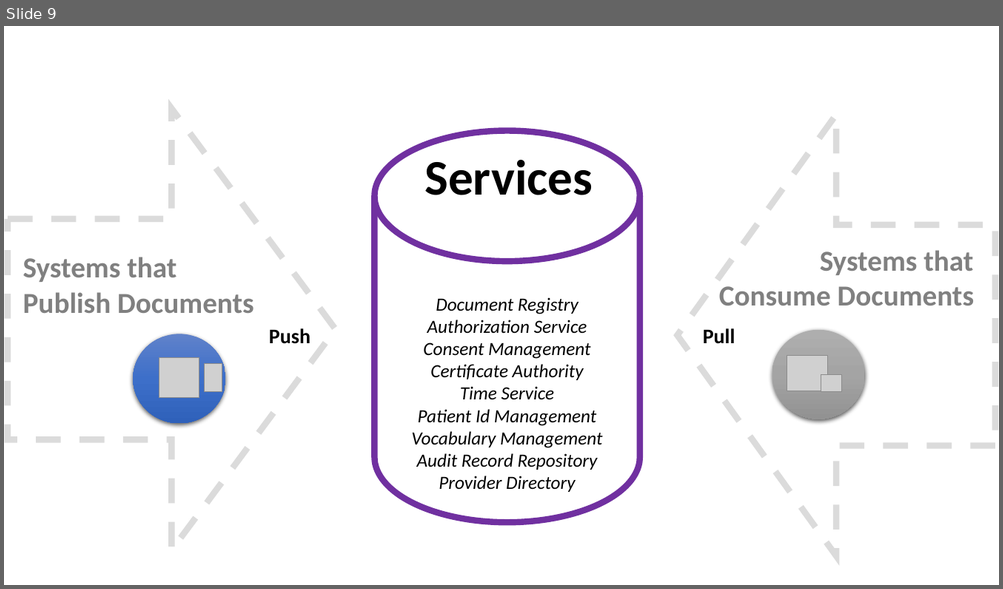
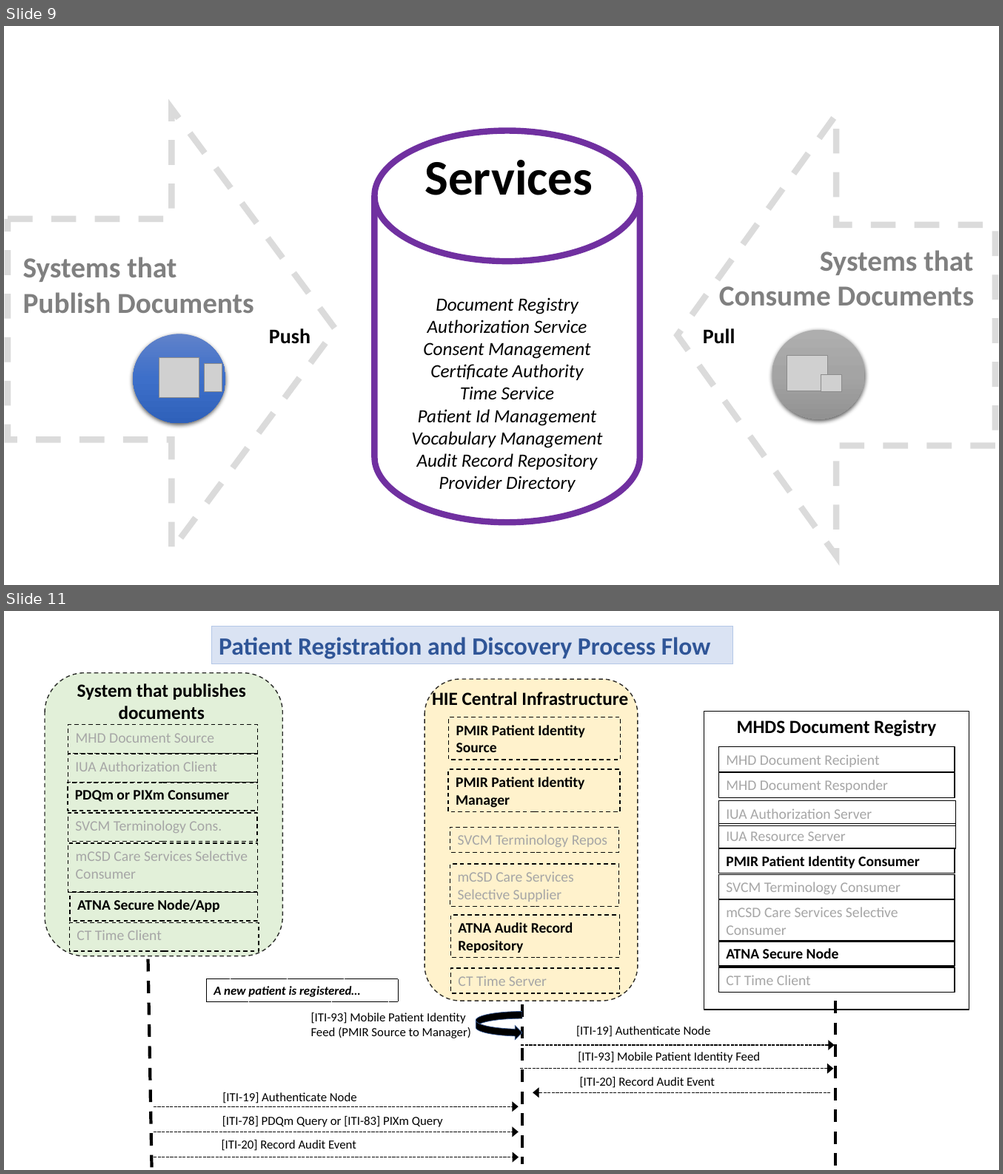
Before and after one commit to IHE/IT-Infrastructure, a slide deck: MHDS/Diagrams.pptx. Shown one above the other, each under a label of ours: slide 9 before the commit, slides 9 and 11 after it; the slides between them are not shown. The pictures are 1003x589 and 1003x1174 pixels, drawn with LibreOffice and Linux fonts; fonts in the diff are those of the drawing; grey boxes stand for pictures. Boxes give left, top, right and bottom in pixels: in the first picture for what was removed or moved away, otherwise in the second. Text is boxed around its words. In the diff, an @@ line names an element or a change of style, - is before the commit and + after.

Commit message:
fixed SVCM references in complex diagram, all graphics from one PPT

```diff
--- a/MHDS/Diagrams.pptx
+++ b/MHDS/Diagrams.pptx
@@ slide 11 added at (4, 611, 999, 1170), background #FFFFFF @@
@@ rectangle added at (211, 627, 733, 664), fill #DAE3F3, outline #B4C7E7 0.75 pt, 24 pt, text #2F5597, bold @@
+Patient Registration and Discovery Process Flow
@@ group added at (425, 679, 638, 1001): 6 rectangles, 1 rounded rectangle, 1 text @@
+ATNA Audit Record Repository
+CT Time Server
+mCSD Care Services Selective Supplier
+PMIR Patient Identity Manager
+SVCM Terminology Repos
+PMIR Patient Identity Source
+HIE Central Infrastructure
@@ rectangle added at (704, 711, 969, 1010), outline #000000 1 pt, 18 pt, text #000000, bold @@
+MHDS Document Registry
@@ rectangle added at (719, 747, 955, 772), outline #000000 1 pt, 14 pt, text #A6A6A6 @@
+MHD Document Recipient
@@ rectangle added at (719, 773, 955, 798), outline #000000 1 pt, 14 pt, text #A6A6A6 @@
+MHD Document Responder
@@ rectangle added at (719, 800, 956, 826), outline #000000 1 pt, 14 pt, text #A6A6A6 @@
+IUA Authorization Server
@@ rectangle added at (719, 823, 956, 849), outline #000000 1 pt, 14 pt, text #A6A6A6 @@
+IUA Resource Server
@@ group added at (45, 673, 283, 957): 7 rectangles, 1 rounded rectangle, 1 text @@
+System that publishes documents
+MHD Document Source
+IUA Authorization Client
+CT Time Client
+PDQm or PIXm Consumer
+ATNA Secure Node/App
+SVCM Terminology Cons.
+mCSD Care Services Selective Consumer
@@ rectangle added at (719, 849, 955, 874), outline #000000 1 pt, 14 pt, text #000000, bold @@
+PMIR Patient Identity Consumer
@@ rectangle added at (719, 874, 955, 900), outline #000000 1 pt, 14 pt, text #A6A6A6 @@
+SVCM Terminology Consumer
@@ rectangle added at (719, 900, 955, 943), outline #000000 1 pt, 14 pt, text #A6A6A6 @@
+mCSD Care Services Selective Consumer
@@ rectangle added at (719, 942, 955, 967), outline #000000 1 pt, 14 pt, text #000000, bold @@
+ATNA Secure Node
@@ line added from (148, 960) to (152, 1170), #000000 3 pt dashed @@
@@ rectangle added at (206, 980, 398, 1002), fill #FFFFFF, outline #000000 0.75 pt dashed, 12 pt, text #000000, bold, italic @@
+A new patient is registered…
@@ line added from (522, 983) to (522, 1165), #000000 3 pt dashed @@
@@ rectangle added at (719, 968, 955, 993), outline #000000 1 pt, 14 pt, text #A6A6A6 @@
+CT Time Client
@@ line added from (835, 1001) to (835, 1170), #000000 3 pt dashed @@
@@ text added at (311, 1013, 471, 1039), 12 pt, text #000000 @@
+[ITI-93] Mobile Patient Identity
+Feed (PMIR Source to Manager)
@@ curved right arrow added at (475, 1011, 522, 1040), fill #000000, outline #325491 0.5 pt @@
@@ text added at (576, 1026, 711, 1037), 12 pt, text #000000 @@
+[ITI-19] Authenticate Node
@@ arrow added from (521, 1045) to (834, 1045), #000000 1 pt dashed @@
@@ text added at (578, 1052, 760, 1063), 12 pt, text #000000 @@
+[ITI-93] Mobile Patient Identity Feed
@@ arrow added from (521, 1069) to (833, 1069), #000000 1 pt dashed @@
@@ text added at (222, 1093, 357, 1104), 12 pt, text #000000 @@
+[ITI-19] Authenticate Node
@@ arrow added from (830, 1093) to (533, 1093), #000000 1 pt dashed @@
@@ text added at (580, 1077, 714, 1088), 12 pt, text #000000 @@
+[ITI-20] Record Audit Event
@@ arrow added from (153, 1107) to (518, 1107), #000000 1 pt dashed @@
@@ text added at (222, 1116, 443, 1128), 12 pt, text #000000 @@
+[ITI-78] PDQm Query or [ITI-83] PIXm Query
@@ arrow added from (153, 1133) to (518, 1133), #000000 1 pt dashed @@
@@ text added at (222, 1140, 356, 1151), 12 pt, text #000000 @@
+[ITI-20] Record Audit Event
@@ arrow added from (154, 1158) to (519, 1158), #000000 1 pt dashed @@
```
Also in this commit, not shown: 8 other slides added, 15 other files.
